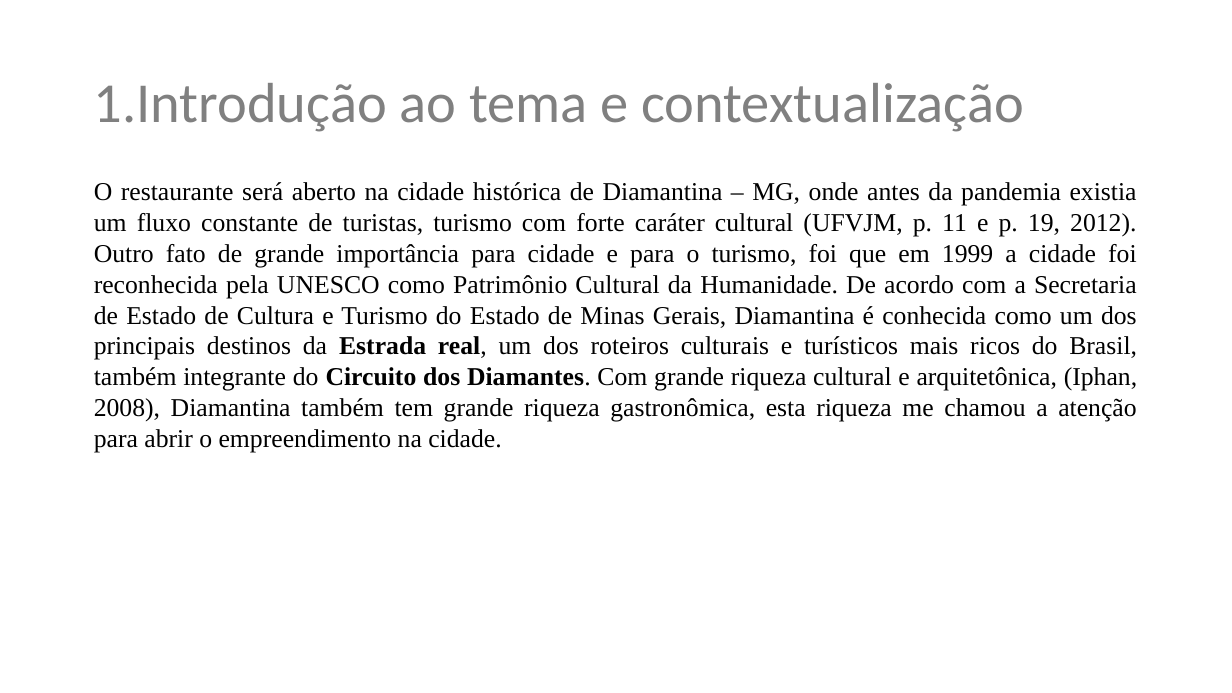
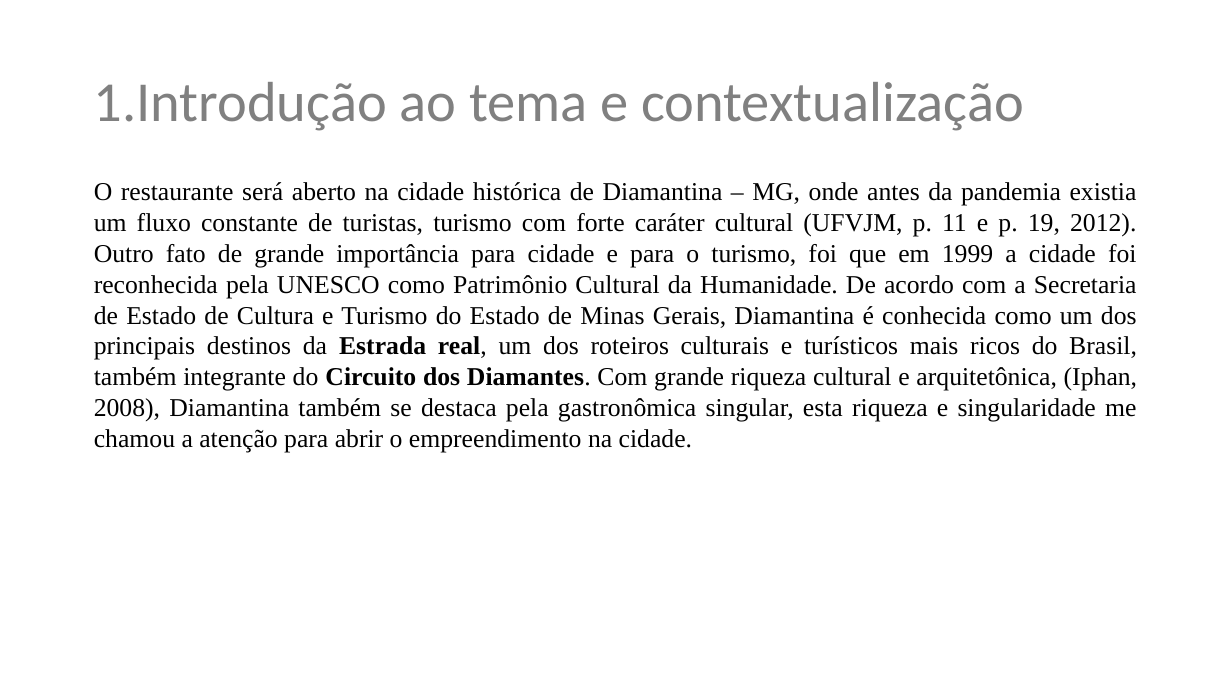
Before and after one commit to renatomarcio18081971/trabalhodeconclusao, a slide deck: slide 2 of plano-de-negocios-restaurante-tioto.pptx. Drawn at 1232x693 pixels with LibreOffice and Linux fonts; fonts in the diff are those of the drawing; background and template pictures are left out. Boxes give left, top, right and bottom in pixels: in the first picture for what was removed or moved away, otherwise in the second. Text is boxed around its words. In the diff, an @@ line names an element or a change of style, - is before the commit and + after.

```diff
--- a/plano-de-negocios-restaurante-tioto.pptx
+++ b/plano-de-negocios-restaurante-tioto.pptx
@@ text at bbox=[94, 182, 1137, 453]: text changed @@
-O restaurante será aberto na cidade histórica de Diamantina – MG, onde antes da pandemia existia um fluxo constante de turistas, turismo com forte caráter cultural (UFVJM, p. 11 e p. 19, 2012). Outro fato de grande importância para cidade e para o turismo, foi que em 1999 a cidade foi reconhecida pela UNESCO como Patrimônio Cultural da Humanidade. De acordo com a Secretaria de Estado de Cultura e Turismo do Estado de Minas Gerais, Diamantina é conhecida como um dos principais destinos da Estrada real, um dos roteiros culturais e turísticos mais ricos do Brasil, também integrante do Circuito dos Diamantes. Com grande riqueza cultural e arquitetônica, (Iphan, 2008), Diamantina também tem grande riqueza gastronômica, esta riqueza me chamou a atenção para abrir o empreendimento na cidade.
+O restaurante será aberto na cidade histórica de Diamantina – MG, onde antes da pandemia existia um fluxo constante de turistas, turismo com forte caráter cultural (UFVJM, p. 11 e p. 19, 2012). Outro fato de grande importância para cidade e para o turismo, foi que em 1999 a cidade foi reconhecida pela UNESCO como Patrimônio Cultural da Humanidade. De acordo com a Secretaria de Estado de Cultura e Turismo do Estado de Minas Gerais, Diamantina é conhecida como um dos principais destinos da Estrada real, um dos roteiros culturais e turísticos mais ricos do Brasil, também integrante do Circuito dos Diamantes. Com grande riqueza cultural e arquitetônica, (Iphan, 2008), Diamantina também se destaca pela gastronômica singular, esta riqueza e singularidade me chamou a atenção para abrir o empreendimento na cidade.
```
Also in this commit, not shown: 2 other slides changed.
